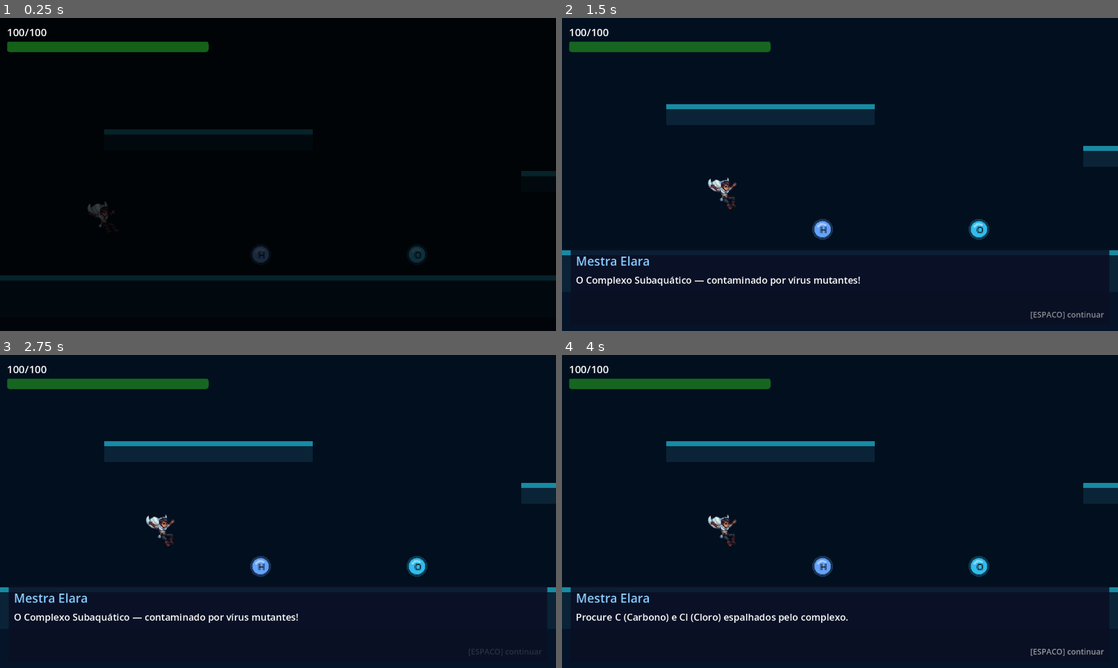
Above: before the commit, frames 1-4 (two rows, left to right).
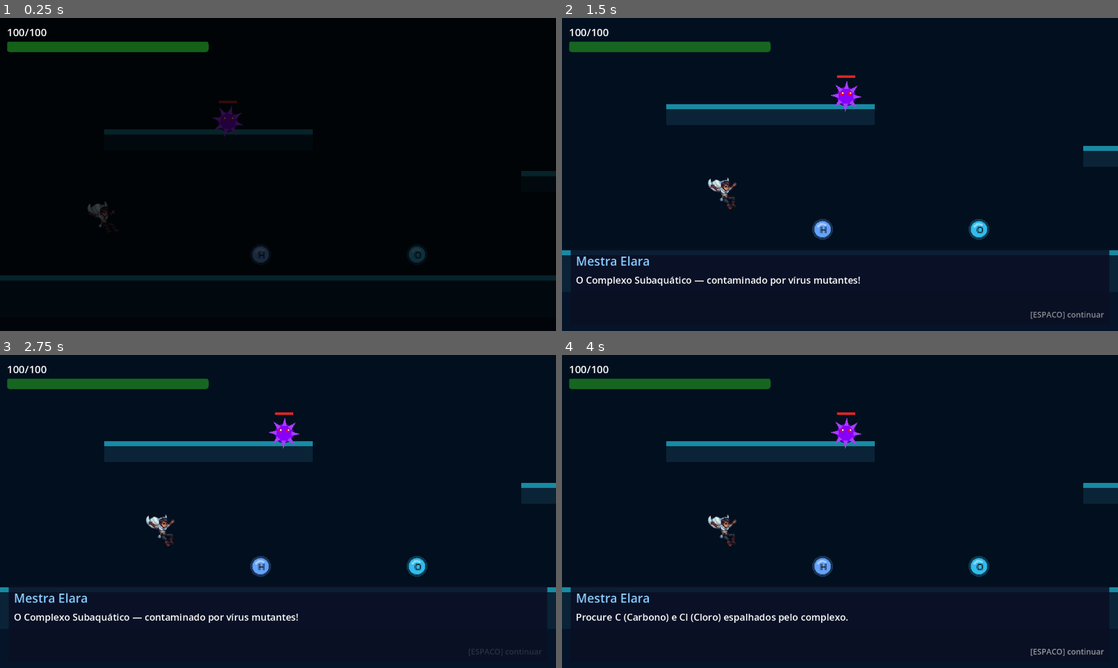
Above: after the commit, the same moments.

Repository: Mateushartelt/Alquimia-Elemental---Pac
Game: Godot game, scene res://scenes/levels/level_03.tscn
The game is run twice, just before and just after one commit, with the same random seed, the same clock (stepped at 60 frames per second) and the same inputs. This scene is started directly instead of the project's main scene.
Inputs (mouse positions are in pixels of both pictures, inside the frame that each line leads up to):
- Up to frame 1 (0.25 s): no input
- Up to frame 2 (1.5 s): tap Enter (ui_accept) at 0.5 s; move the mouse to (962, 158) at 0.52 s; hold D (move_right) 0.53-1.25 s; hold J (attack) 0.53-1.25 s; click (962, 158) at 0.67 s; tap Space (jump) at 0.77 s; drag from (728, 190) to (823, 230) at 1.27 s
- Up to frame 3 (2.75 s): move the mouse to (333, 442) at 2.02 s; hold A (move_left) from 2.03 s (still down); hold Q (open_alchemy) from 2.03 s (still down)
- Up to frame 4 (4 s): release A (move_left) at 2.75 s; release Q (open_alchemy) at 2.75 s; drag from (812, 574) to (979, 567) at 2.77 s; move the mouse to (1006, 558) at 3.52 s; hold D (move_right) from 3.53 s (still down); hold Mouse wheel up (wheel_next) from 3.53 s (still down); tap Space (jump) at 3.77 s

The runs differ from the first frame. In frame 1, 0.3% of the frame differs, in the area x 38-44%, y 26-38%; in frame 2, 0.3%, in the area x 48-54%, y 18-30%; in frame 3, 0.3%; in frame 4, 0.3%.

Commit message:
fix: reseta GameState em nova partida, corrige toast de elemento repetido e adiciona inimigos nas plataformas da Fase 3
- Corrige trava na saída do portal do Level 01 ao jogar de novo após terminar o jogo (GameState não resetava)
- Move controle de "novo elemento" pra GameState.announced_elements (persistente entre fases)
- Adiciona 4 vírus em cima de plataformas na Fase 3 (corredor principal + Sala Alta)

Diff:
--- a/scenes/levels/level_03.gd
+++ b/scenes/levels/level_03.gd
@@ -122,7 +122,7 @@
 func _spawn_boss_portal() -> void:
 	await get_tree().create_timer(1.2).timeout
 	_dialog.show_dialog(ELARA,
-		"Todos os vírus eliminados! Um portal surgiu no centro do complexo — enfrente o Vírus Mutante!")
+		"Vírus suficientes eliminados! Um portal surgiu no centro do complexo — enfrente o Vírus Mutante!")
 	_boss_portal = BossPortal.new()
 	_boss_portal.position = Vector2(600, 320)
 	_boss_portal.player_entered.connect(_on_portal_entered)
--- a/scenes/levels/level_03.tscn
+++ b/scenes/levels/level_03.tscn
@@ -117,6 +117,18 @@
 [node name="Virus03" parent="Enemies" unique_id=1485872683 instance=ExtResource("5_virus")]
 position = Vector2(1800, 355)
 
+[node name="Virus04" parent="Enemies" instance=ExtResource("5_virus")]
+position = Vector2(160, 243)
+
+[node name="Virus05" parent="Enemies" instance=ExtResource("5_virus")]
+position = Vector2(1024, 275)
+
+[node name="Virus06" parent="Enemies" instance=ExtResource("5_virus")]
+position = Vector2(1670, 275)
+
+[node name="Virus07" parent="Enemies" instance=ExtResource("5_virus")]
+position = Vector2(688, -237)
+
 [node name="DarkAreas" type="Node2D" parent="." unique_id=188435556]
 
 [node name="SalaAltaFog" type="ColorRect" parent="DarkAreas" unique_id=2044437897]
--- a/scenes/menus/main_menu.gd
+++ b/scenes/menus/main_menu.gd
@@ -457,6 +457,7 @@
 
 # ── Ações ────────────────────────────────────────────────────────────────────
 func _on_play_pressed() -> void:
+	GameState.reset_new_game()
 	get_tree().change_scene_to_file(LEVEL_01)
 
 func _on_quit_pressed() -> void:
--- a/scenes/ui/periodic_table.gd
+++ b/scenes/ui/periodic_table.gd
@@ -15,7 +15,6 @@
 var _tooltip_lbl  : Label
 var _toast        : PanelContainer
 var _toast_lbl    : Label
-var _announced    : Array[String] = []
 
 func _ready() -> void:
 	layer        = 20
@@ -252,15 +251,15 @@
 	if _is_open:
 		_refresh()
 
-	# Só notifica na primeira vez que o elemento é coletado
-	if sym in _announced:
+	# Só notifica na primeira vez que o elemento é coletado (persistente entre fases)
+	if sym in GameState.announced_elements:
 		return
-	_announced.append(sym)
+	GameState.announced_elements.append(sym)
 
 	var el: Dictionary = ElementDatabase.get_element(sym)
 	var el_name: String = el.get("name", sym)
 
-	var is_first := _announced.size() == 1
+	var is_first := GameState.announced_elements.size() == 1
 
 	if is_first:
 		_show_toast("Novo elemento: %s (%s)!\nPressione TAB para ver sua Tabela Periódica." % [el_name, sym], 4.0)
--- a/scripts/autoload/game_state.gd
+++ b/scripts/autoload/game_state.gd
@@ -60,6 +60,36 @@
 ## (ver boss_battle.gd::_trigger_stalemate). Cada elemento coletado passa a
 ## valer pickup_multiplier unidades, facilitando a próxima tentativa.
 var pickup_multiplier: int = 1
+
+# ── Elementos já anunciados na Tabela Periódica ──────────────────────────────
+## Evita reexibir o toast "Novo elemento!" ao coletar um elemento já conhecido
+## numa fase diferente — precisa ser persistente (não local a PeriodicTable,
+## que é reinstanciada em cada fase).
+var announced_elements: Array[String] = []
+
+## Reseta todo o estado da partida para os valores iniciais. Chamado ao clicar
+## "JOGAR" no menu principal — sem isso, terminar o jogo e jogar de novo (no
+## mesmo processo) faz o Level 01 pensar que o jogador já sabe H2O/já passou
+## do túnel (GameState é autoload e não reseta sozinho entre partidas), o que
+## trava a fase logo na saída do portal.
+func reset_new_game() -> void:
+	charge                   = 0.0
+	player_max_health        = 100
+	player_health             = 100
+	player_position           = Vector2.ZERO
+	current_level             = 1
+	last_checkpoint_id        = ""
+	last_checkpoint_position  = Vector2.ZERO
+	collected_elements        = {}
+	discovered_elements       = []
+	discovered_compounds      = []
+	active_compound           = ""
+	unlocked_abilities        = []
+	fire_next_x               = -1.0
+	retry_snapshot            = {}
+	pending_enemy_hint        = ""
+	pickup_multiplier         = 1
+	announced_elements        = []
 
 # ══════════════════════════════════════════════════════════════════════════════
 #  Saúde
